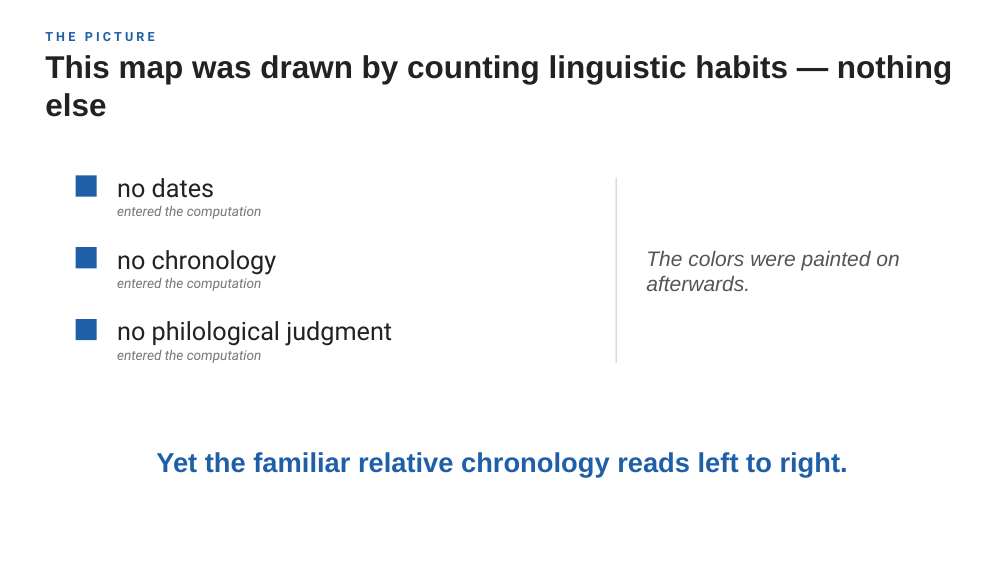
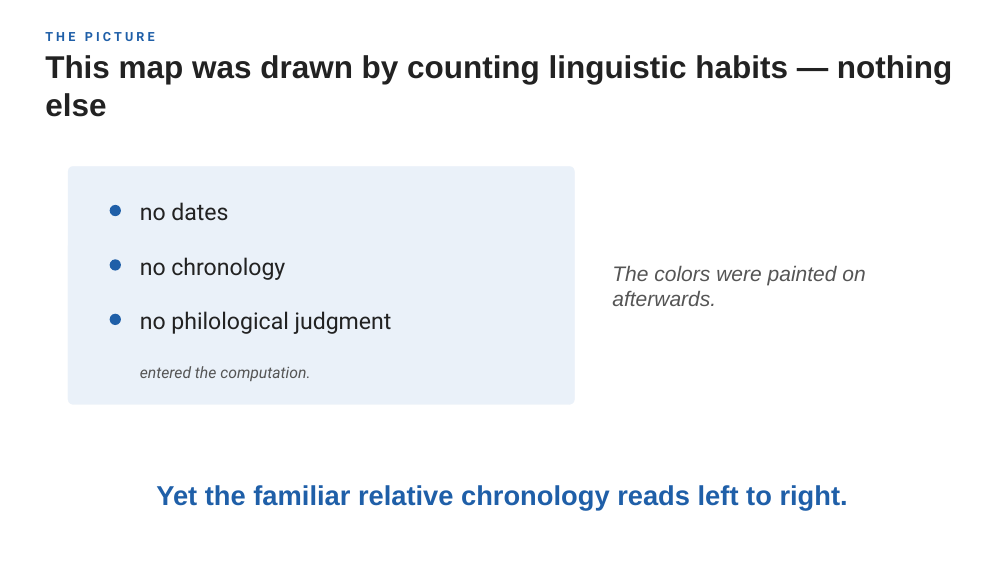
Before and after one commit to kengoharimoto/stylometry-experiments, a slide deck: slide 3 of materials/presentation_2026/chronology_stratification.pptx. Drawn at 1008x567 pixels with LibreOffice and Linux fonts; fonts in the diff are those of the drawing. Boxes give left, top, right and bottom in pixels: in the first picture for what was removed or moved away, otherwise in the second. Text is boxed around its words. In the diff, an @@ line names an element or a change of style, - is before the commit and + after.

```diff
--- a/materials/presentation_2026/chronology_stratification.pptx
+++ b/materials/presentation_2026/chronology_stratification.pptx
@@ rounded rectangle added at (x1=68, y1=166, x2=575, y2=405), fill #EAF1F9, outline #EAF1F9 0.25 pt @@
@@ rectangle removed at (x1=76, y1=175, x2=97, y2=197) @@
@@ text "The colors were painted on ..." moved from (x1=646, y1=251, x2=899, y2=291) to (x1=612, y1=266, x2=865, y2=306) @@
@@ line removed from (616, 178) to (616, 363) @@
@@ ellipse added at (x1=110, y1=205, x2=121, y2=216), fill #1F5FA8 @@
@@ text removed at (x1=117, y1=206, x2=262, y2=219) @@
-entered the computation
@@ size 24 to 22 pt in 3 elements at (x1=140, y1=257, x2=285, y2=280), (x1=140, y1=311, x2=392, y2=334), (x1=140, y1=202, x2=228, y2=221) @@
@@ text "no dates" moved from (x1=117, y1=178, x2=214, y2=198) to (x1=140, y1=202, x2=228, y2=221) @@
@@ ellipse resized from (x1=76, y1=247, x2=97, y2=268) to (x1=110, y1=259, x2=121, y2=271) @@
@@ ellipse at (x1=110, y1=259, x2=121, y2=271): rectangle to ellipse @@
@@ text "no chronology" moved from (x1=117, y1=250, x2=277, y2=275) to (x1=140, y1=257, x2=285, y2=280) @@
@@ text removed at (x1=117, y1=278, x2=262, y2=291) @@
-entered the computation
@@ rectangle removed at (x1=76, y1=319, x2=97, y2=340) @@
@@ ellipse added at (x1=110, y1=314, x2=121, y2=325), fill #1F5FA8 @@
@@ text "no philological judgment" moved from (x1=117, y1=321, x2=392, y2=346) to (x1=140, y1=311, x2=392, y2=334) @@
@@ text at (x1=140, y1=366, x2=310, y2=381): text changed; size 13 to 15 pt; text colour #777777 to #555555 @@
-entered the computation
+entered the computation.
@@ text "Yet the familiar relative chronology ..." moved from (x1=156, y1=452, x2=848, y2=476) to (x1=156, y1=485, x2=848, y2=510) @@
```
Also in this commit, not shown: 14 other slides changed, 1 other file.
